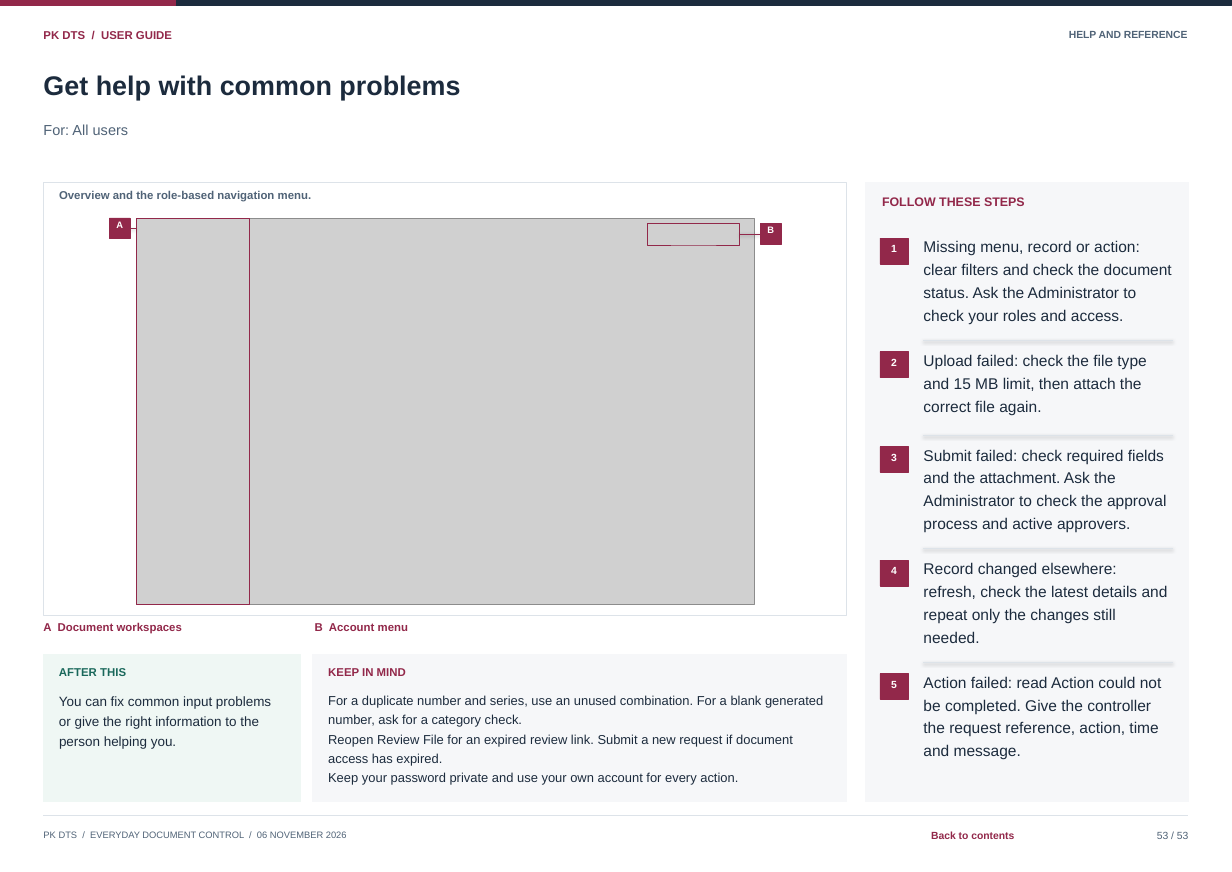
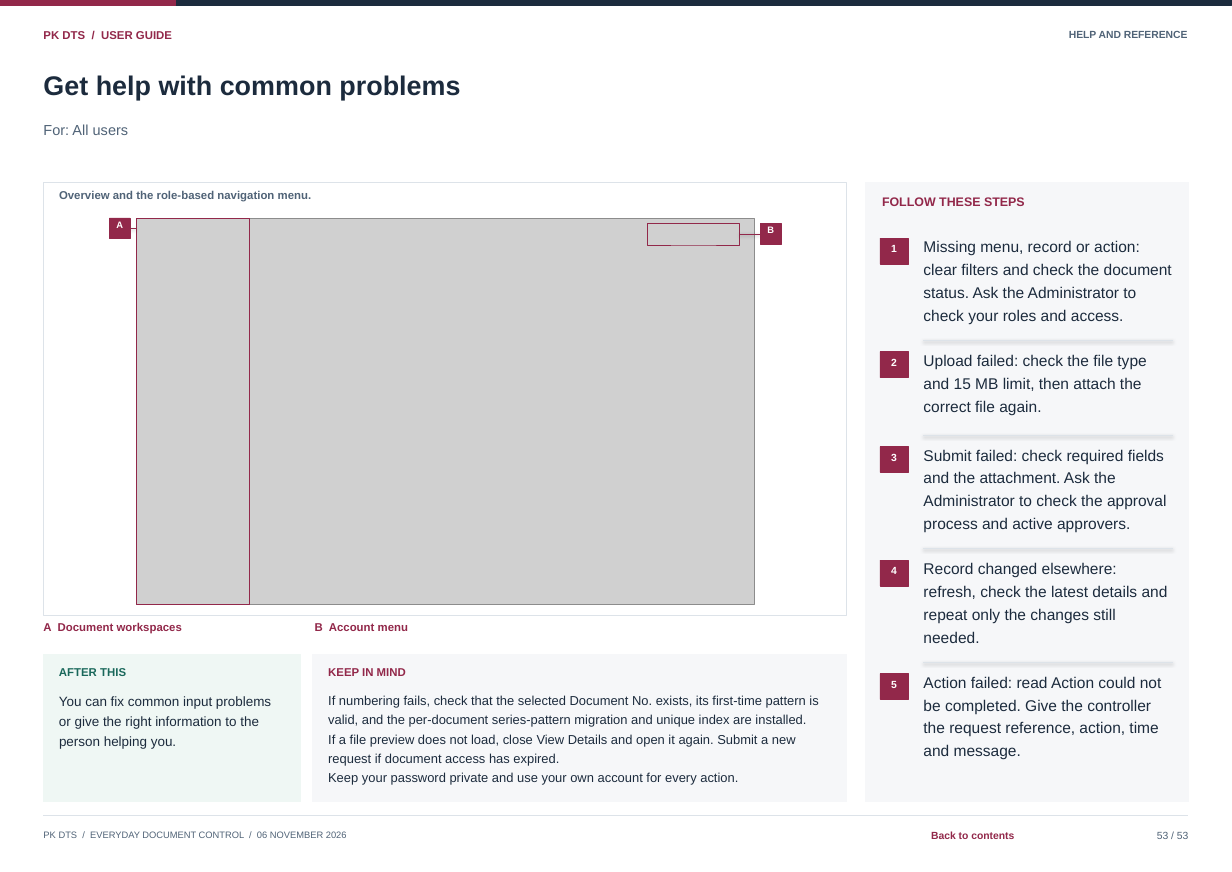
Before and after one commit to curib123/pk_document_tracking_system, a slide deck: slide 53 of docs/system-documentation/PK_DTS_User_Guide.pptx. Drawn at 1232x872 pixels with LibreOffice and Linux fonts; fonts in the diff are those of the drawing; grey boxes stand for pictures. Boxes give left, top, right and bottom in pixels: in the first picture for what was removed or moved away, otherwise in the second. Text is boxed around its words. In the diff, an @@ line names an element or a change of style, - is before the commit and + after.

```diff
--- a/docs/system-documentation/PK_DTS_User_Guide.pptx
+++ b/docs/system-documentation/PK_DTS_User_Guide.pptx
@@ text at box(328, 695, 818, 708): text changed @@
-For a duplicate number and series, use an unused combination. For a blank generated
+If numbering fails, check that the selected Document No. exists, its first-time pattern is
@@ text at box(328, 714, 806, 727): text changed @@
-number, ask for a category check.
+valid, and the per-document series-pattern migration and unique index are installed.
@@ text at box(328, 734, 796, 746): text changed @@
-Reopen Review File for an expired review link. Submit a new request if document
+If a file preview does not load, close View Details and open it again. Submit a new
@@ text at box(328, 753, 559, 765): text changed @@
-access has expired.
+request if document access has expired.
```
Also in this commit, not shown: 23 other slides changed, 22 other files.
